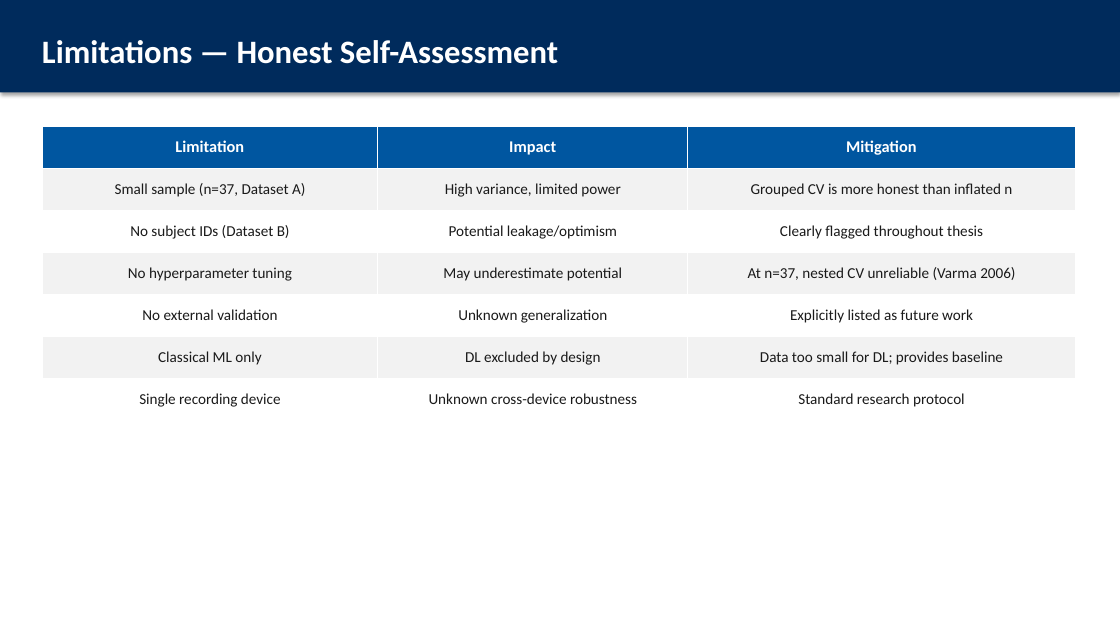
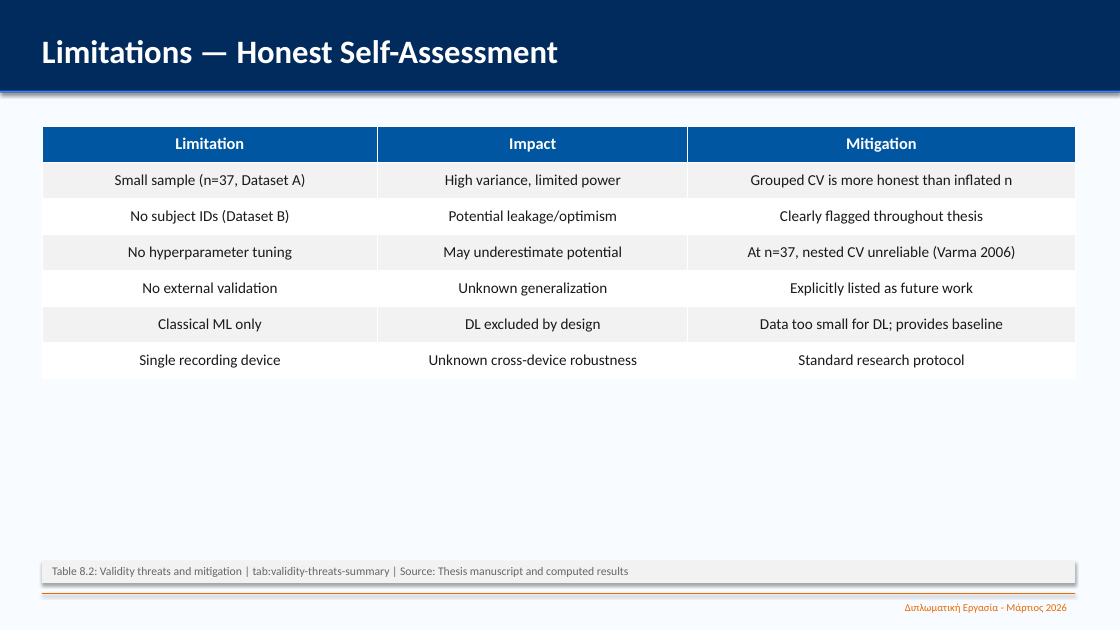
Before and after one commit to christos97/parkinsons-voice-classification, a slide deck: slide 24 of outputs/thesis_defense_presentation.pptx. Drawn at 1120x630 pixels with LibreOffice and Linux fonts; fonts in the diff are those of the drawing. Boxes give left, top, right and bottom in pixels: in the first picture for what was removed or moved away, otherwise in the second. Text is boxed around its words. In the diff, an @@ line names an element or a change of style, - is before the commit and + after.

```diff
--- a/outputs/thesis_defense_presentation.pptx
+++ b/outputs/thesis_defense_presentation.pptx
@@ background #FFFFFF to #F8FBFF @@
@@ rectangle added at (0,91,1120,92), fill #3B82F6 @@
@@ table: place and size @@
-table at (42,126,1075,420)
+table at (42,126,1075,379)
@@ rectangle added at (42,561,1075,583), fill #F2F2F2, 10 pt, text #666666 @@
+Table 8.2: Validity threats and mitigation | tab:validity-threats-summary | Source: Thesis manuscript and computed results
@@ rectangle added at (42,593,1075,594), fill #E86C00 @@
@@ text added at (905,603,1067,613), 9 pt, text #E86C00 @@
+Διπλωματική Εργασία - Μάρτιος 2026
```
Also in this commit, not shown: 29 other slides changed, 48 other files.
